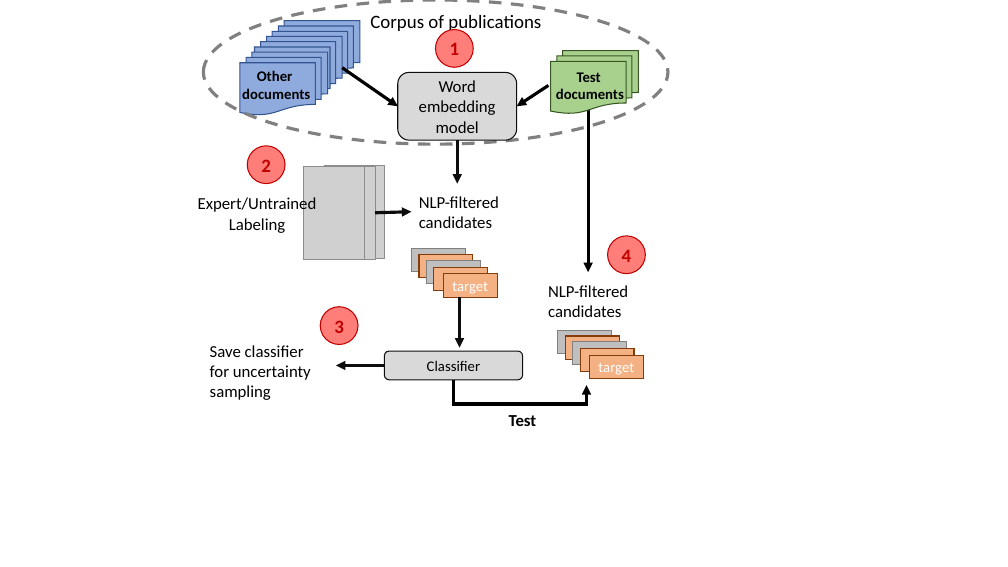
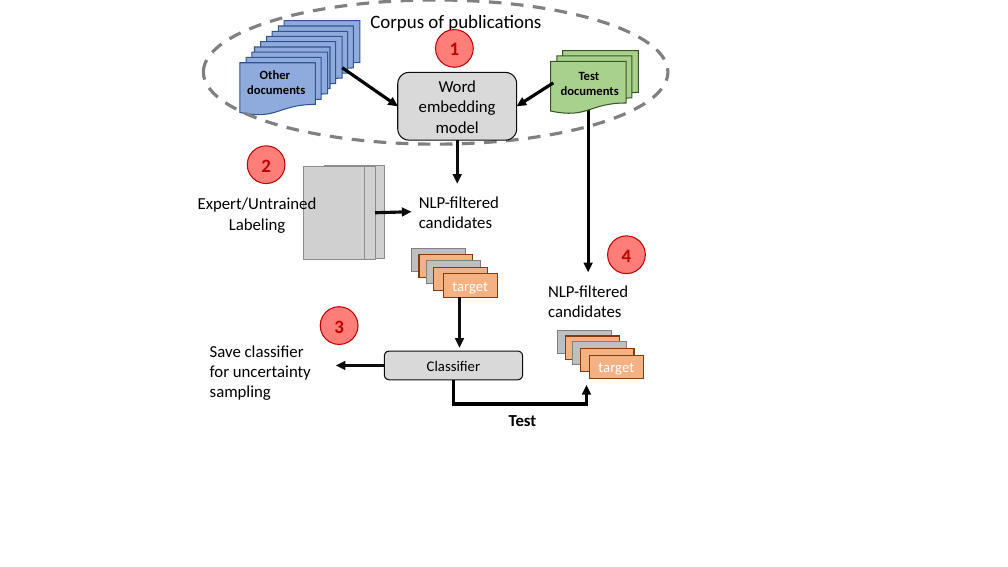
Before and after one commit to rtchoua/activePolyNER, a slide deck: slide 2 of alpolyner.pptx. Drawn at 1008x567 pixels with LibreOffice and Linux fonts; fonts in the diff are those of the drawing; grey boxes stand for pictures. Boxes give left, top, right and bottom in pixels: in the first picture for what was removed or moved away, otherwise in the second. Text is boxed around its words. In the diff, an @@ line names an element or a change of style, - is before the commit and + after.

Commit message:
Saving new ppt

```diff
--- a/alpolyner.pptx
+++ b/alpolyner.pptx
@@ text "Other" at [247,70,305,94]: size 14 to 12 pt @@
@@ arrow moved from (548, 85) - (517, 107) to (554, 83) - (517, 107) @@
@@ text "Test" at [561,72,619,95]: size 14 to 12 pt @@
```
Also in this commit, not shown: 3 other files.
